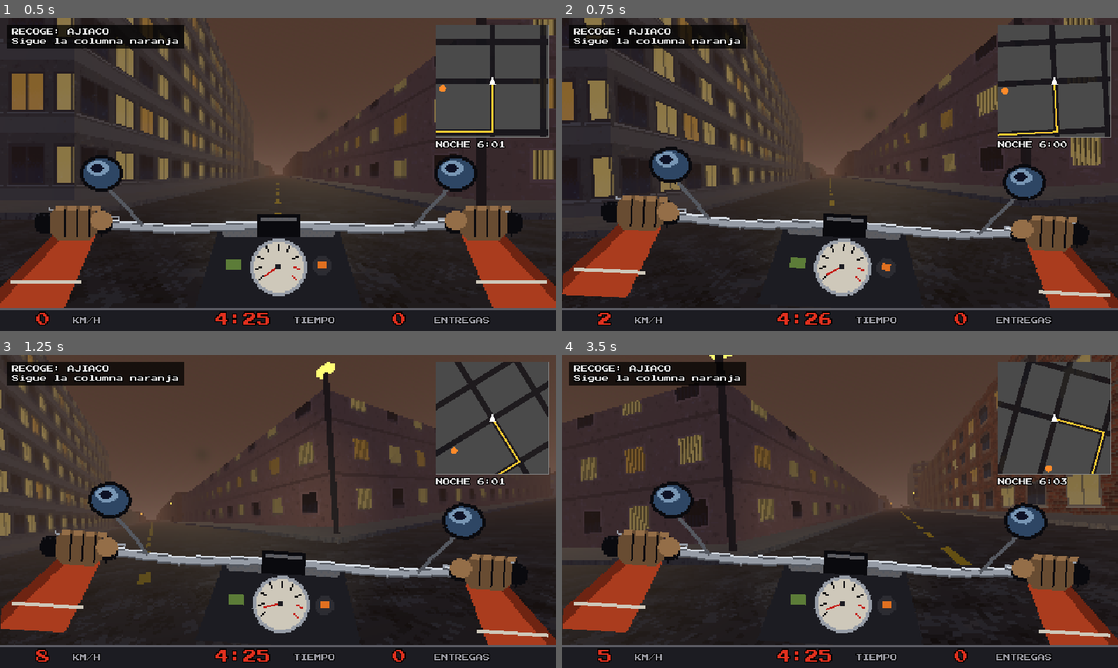
Above: before the commit, frames 1-4 (two rows, left to right).
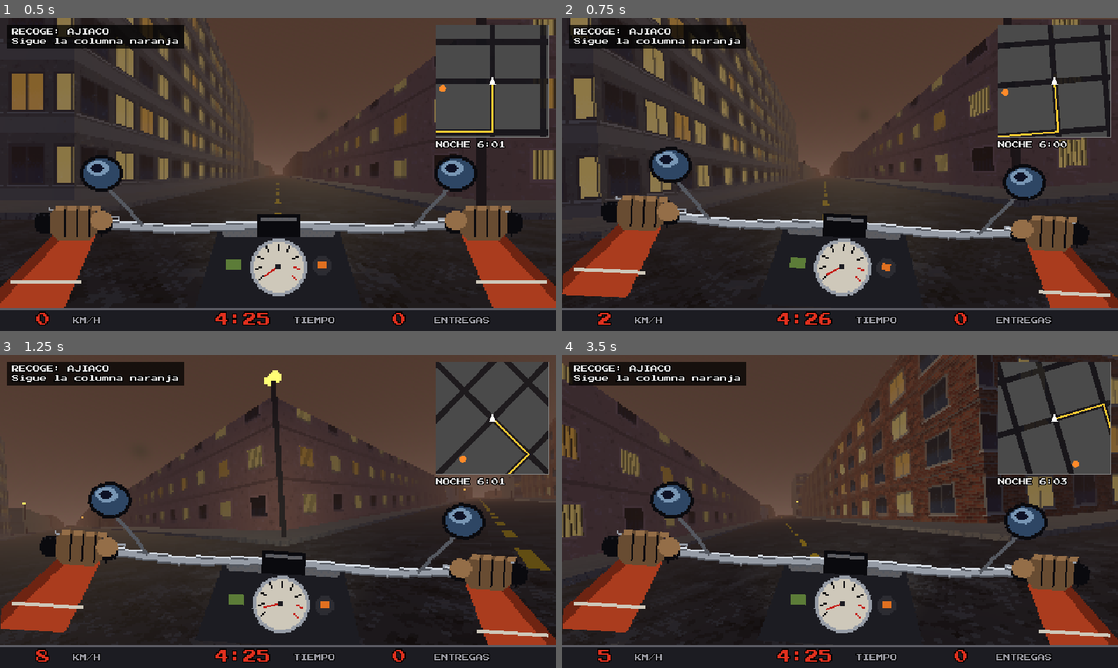
Above: after the commit, the same moments.

Repository: martinotomo/DELIVERY-EXPRESS-VENECA
Game: Godot game, scene res://scenes/main.tscn
Same seed, same stepped clock (60 frames per second), same inputs: the game is played once before the commit and once after it.
Inputs:
- Up to frame 1 (0.5 s): no input
- Up to frame 2 (0.75 s): tap Enter (continuar) at 0.5 s; hold Right (derecha) from 0.53 s (still down); hold Up (acelerar) from 0.53 s (still down)
- Up to frame 3 (1.25 s): keep holding Right (derecha); keep holding Up (acelerar)
- Up to frame 4 (3.5 s): release Right (derecha) at 1.28 s; release Up (acelerar) at 1.28 s; hold Left (izquierda) 1.28-2.03 s; tap Up (acelerar) at 1.35, 3.05 s; hold Up (acelerar) 2.03-2.78 s; hold Right (derecha) from 2.03 s (still down); tap Enter (continuar) at 2.1 s; tap Down (frenar) at 2.85 s

Frame 1 is identical in both runs. In frame 2, 8.5% of the frame differs, in the area x 0-100%, y 0-78%; in frame 3, 15%; in frame 4, 20%, in the area x 0-100%, y 0-93%.

Commit message:
Giro progresivo: más maniobrable despacio, igual que antes a tope
- motos.gd: giro_lento 2,4 rad/s, giro_rapido 0,24 rad/s (el de antes a
  90 km/h) y curva_giro 0,6; vel_derrape 12 m/s para el aviso de derrape.
- moto_logic.gd: giro_max_a(vel) interpola entre ambos; «se va de lado»
  al girar a tope por encima de 43 km/h.
- Pruebas: igual a tope, decreciente con la velocidad, más giro a 18 y
  36 km/h que antes; probado en negativo con la curva plana.
- CLAUDE.md: decisión D12.

Diff:
--- a/scripts/moto_logic.gd
+++ b/scripts/moto_logic.gd
@@ -46,6 +46,14 @@
 	return int(round(vel * 3.6))
 
 
+## Cuánto gira (rad/s) con el manubrio a tope a una velocidad dada. Parada no gira; de 2 m/s
+## hacia arriba va de giro_lento a giro_rapido según (vel/vel_max)^curva_giro.
+func giro_max_a(v: float) -> float:
+	var k := clampf(v / float(moto.vel_max), 0.0, 1.0)
+	var w := lerpf(float(moto.giro_lento), float(moto.giro_rapido), pow(k, float(moto.curva_giro)))
+	return w * minf(v / 2.0, 1.0)
+
+
 ## giro: -1 (izquierda) a 1 (derecha).
 func advance(delta: float, acelerar: bool, frenar: bool, giro: float) -> void:
 	var queda := delta
@@ -64,13 +72,9 @@
 		a = float(moto.acel) * (1.0 - pow(vel / vmax, 2))
 	vel = clampf(vel + a * dt, 0.0, vmax)
 
-	# Girar: la curva que pides contra la que el agarre te deja.
-	var omega := giro * float(moto.giro_max) * minf(vel / 2.0, 1.0)
-	derrapando = false
-	if vel > 0.1 and absf(omega) * vel > float(moto.agarre):
-		omega = signf(omega) * float(moto.agarre) / vel
-		derrapando = true
-	rumbo += omega * dt
+	# Girar: más maniobrable despacio; a toda, el manubrio a tope la hace irse de lado.
+	rumbo += giro * giro_max_a(vel) * dt
+	derrapando = absf(giro) > 0.85 and vel > float(moto.vel_derrape)
 
 	_enfriar_golpe = maxf(_enfriar_golpe - dt, 0.0)
 	var nueva := pos + direccion() * vel * dt
--- a/scripts/motos.gd
+++ b/scripts/motos.gd
@@ -12,8 +12,12 @@
 		"acel": 3.2,        # empuje a baja velocidad; se apaga al acercarse al tope
 		"freno": 7.0,
 		"roce": 0.8,        # lo que pierde sin acelerar ni frenar
-		"agarre": 6.0,      # aceleración lateral máxima antes de irse de lado
-		"giro_max": 1.4,    # rad/s con el manubrio a tope, a baja velocidad
+		# Maniobrabilidad: rad/s con el manubrio a tope. Despacio gira mucho y se pierde de forma
+		# progresiva al acelerar; a tope queda igual que en la primera versión (6 m/s² / 25 m/s).
+		"giro_lento": 2.4,  # casi parado
+		"giro_rapido": 0.24, # a velocidad máxima
+		"curva_giro": 0.6,  # <1: se pierde pronto al arrancar y más suave cerca del tope
+		"vel_derrape": 12.0, # por encima (43 km/h), girar a tope la hace irse de lado
 		"radio": 0.5,       # medio ancho de la moto para chocar con el andén
 		"vel_choque": 3.0,  # contra el andén por encima de esto (11 km/h), se mata
 	},
--- a/tests/test_moto.gd
+++ b/tests/test_moto.gd
@@ -31,21 +31,35 @@
 	t.check(tope <= m.moto.vel_max + 0.001, "no pasa de su velocidad máxima")
 	t.check(m.vel > 10.0, "en 8 s de recta coge velocidad (%.1f m/s)" % m.vel)
 
-	# Despacio gira cerrado; rápido no puede (la fe contra el agarre).
+	# Maniobrabilidad progresiva (Tomás, 30/09/2026): a tope igual que antes, despacio mucho más.
 	m = _nueva()
+	var vmax: float = m.moto.vel_max
+	t.check(absf(m.giro_max_a(vmax) - 6.0 / 25.0) < 0.001, "a velocidad máxima gira igual que la primera versión (%.3f rad/s)" % m.giro_max_a(vmax))
+	t.check_eq(m.giro_max_a(0.0), 0.0, "parada no gira")
+	var anterior := INF
+	var baja := true
+	for i in range(2, 26):
+		var w: float = m.giro_max_a(float(i))
+		if w >= anterior:
+			baja = false
+		anterior = w
+	t.check(baja, "de 2 m/s en adelante, cuanto más rápido menos gira (progresivo)")
+	t.check(m.giro_max_a(2.0) > 6.0 * m.giro_max_a(vmax), "casi parada gira mucho más que a tope (%.2f rad/s)" % m.giro_max_a(2.0))
+	t.check(m.giro_max_a(10.0) > 1.5 * 0.6, "a 36 km/h gira más que antes (antes 0,60 rad/s; ahora %.2f)" % m.giro_max_a(10.0))
 	m.vel = 5.0
 	var h0: float = m.rumbo
 	m.advance(1.0, false, false, 1.0)
 	var giro_lento := absf(m.rumbo - h0)
-	t.check(giro_lento > 0.9, "a 18 km/h gira fuerte (%.2f rad en 1 s)" % giro_lento)
+	t.check(giro_lento > 1.4, "a 18 km/h gira fuerte (%.2f rad en 1 s)" % giro_lento)
 	t.check(not m.derrapando, "a 18 km/h no derrapa")
 	m = _nueva()
 	m.vel = 20.0
-	h0 = m.rumbo
 	m.advance(PASO * 6, true, false, 1.0)
-	t.check(m.derrapando, "a 72 km/h girando a tope derrapa")
-	var omega: float = absf(m.rumbo - h0) / (PASO * 6)
-	t.check(omega * m.vel <= m.moto.agarre + 0.05, "la aceleración lateral no pasa del agarre")
+	t.check(m.derrapando, "a 72 km/h girando a tope se va de lado")
+	m = _nueva()
+	m.vel = 20.0
+	m.advance(PASO * 6, true, false, 0.5)
+	t.check(not m.derrapando, "a 72 km/h con medio manubrio no se va de lado")
 
 	# Contra el andén rápido: muerto, con el remate de la BWS.
 	m = _nueva()
--- a/tests/test_motos.gd
+++ b/tests/test_motos.gd
@@ -9,7 +9,7 @@
 	t.check(not bws.is_empty(), "existe la BWS")
 	t.check_eq(MOTOS.MOTO_INICIAL, "bws", "la moto inicial es la BWS")
 	t.check_eq(bws.get("nombre"), "BWS", "la BWS se llama BWS en los mensajes")
-	for campo in ["vel_max", "acel", "freno", "roce", "agarre", "giro_max", "radio", "vel_choque"]:
+	for campo in ["vel_max", "acel", "freno", "roce", "giro_lento", "giro_rapido", "curva_giro", "vel_derrape", "radio", "vel_choque"]:
 		t.check(float(bws.get(campo, 0.0)) > 0.0, "la BWS tiene %s positivo" % campo)
 	# Una BWS 125 no pasa de unos 90-95 km/h, y la gracia es que se note.
 	var kmh := float(bws.vel_max) * 3.6
Not shown, changed: CLAUDE.md
